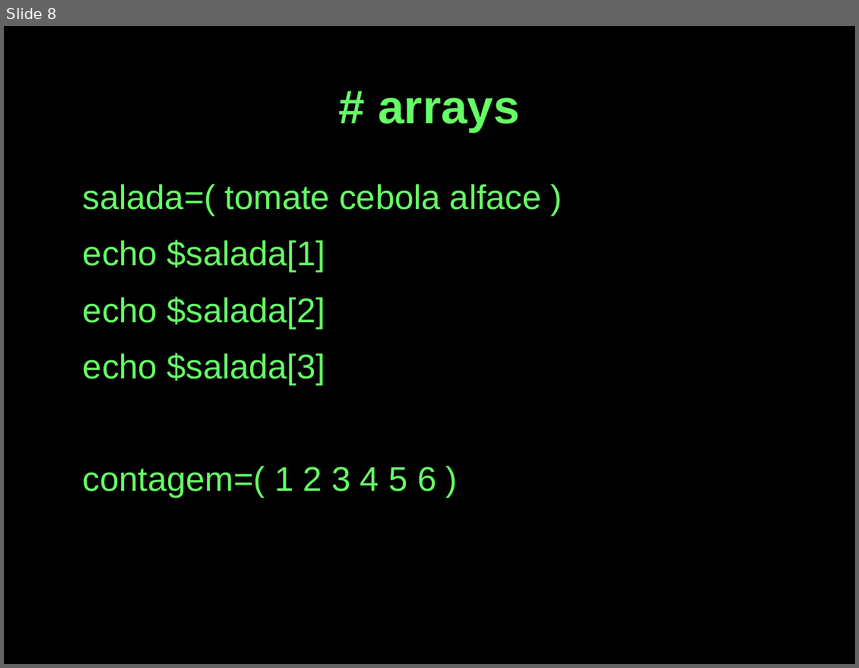
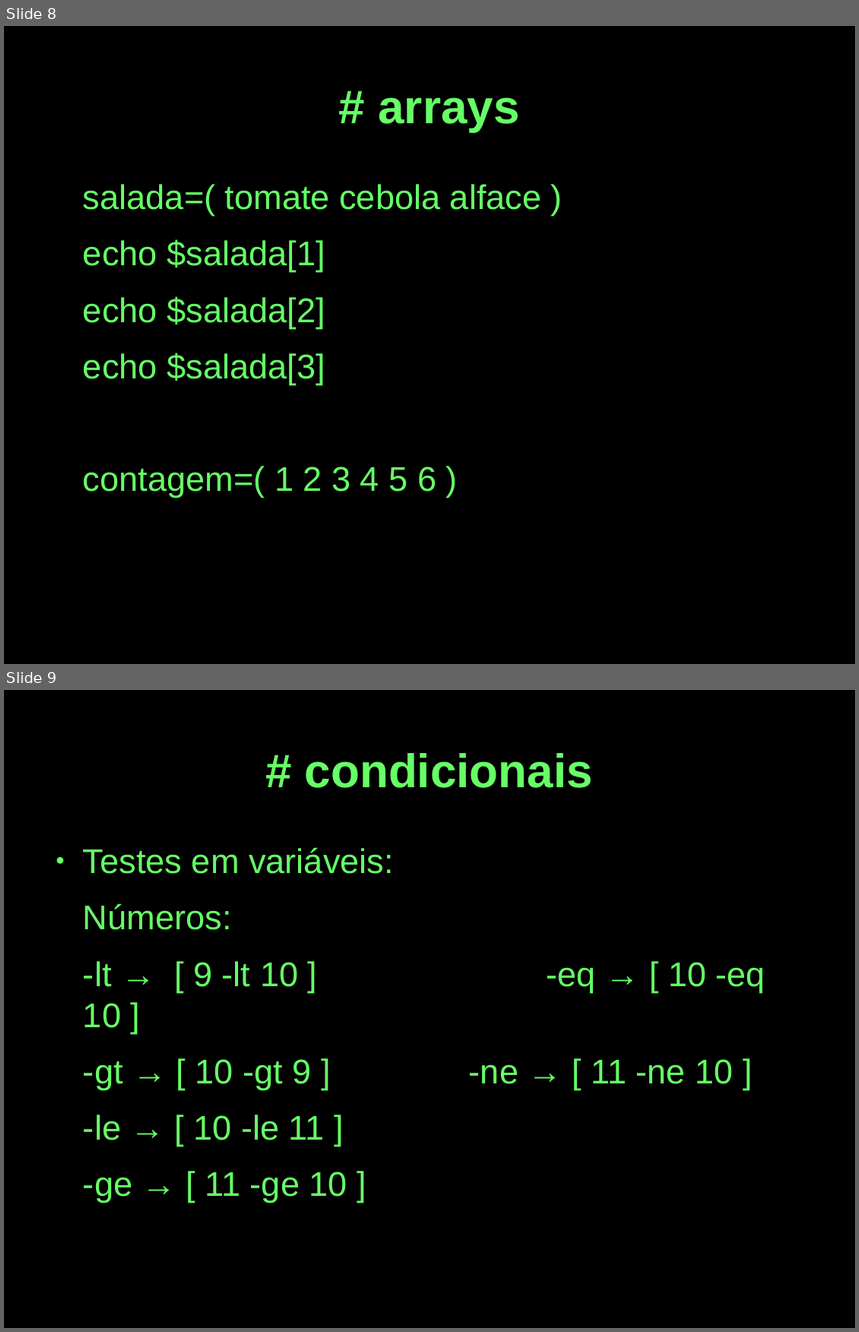
Before and after one commit to cjlcarvalho/presentations, a slide deck: shell-presentation.odp. Shown one above the other, each under a label of ours: slide 8 before the commit, slides 8 and 9 after it. The pictures are 859x668 and 859x1332 pixels, drawn with LibreOffice and Linux fonts; fonts in the diff are those of the drawing. Boxes give left, top, right and bottom in pixels: in the first picture for what was removed or moved away, otherwise in the second. Text is boxed around its words. In the diff, an @@ line names an element or a change of style, - is before the commit and + after.

```diff
--- a/shell-presentation.odp
+++ b/shell-presentation.odp
@@ slide 9 added at box(4, 690, 855, 1328), background #000000 @@
@@ title added at box(305, 753, 593, 788), 44 pt, text #66FF66, bold @@
+# condicionais
@@ text added at box(83, 847, 766, 1203), 32 pt, text #66FF66 @@
+● Testes em variáveis:
+Números:
+-lt → [ 9 -lt 10 ] -eq → [ 10 -eq 10 ]
+-gt → [ 10 -gt 9 ] -ne → [ 11 -ne 10 ]
+-le → [ 10 -le 11 ]
+-ge → [ 11 -ge 10 ]
```
Also in this commit, not shown: 1 slide changed, 18 other slides added, 1 slide removed, 2 other files.
